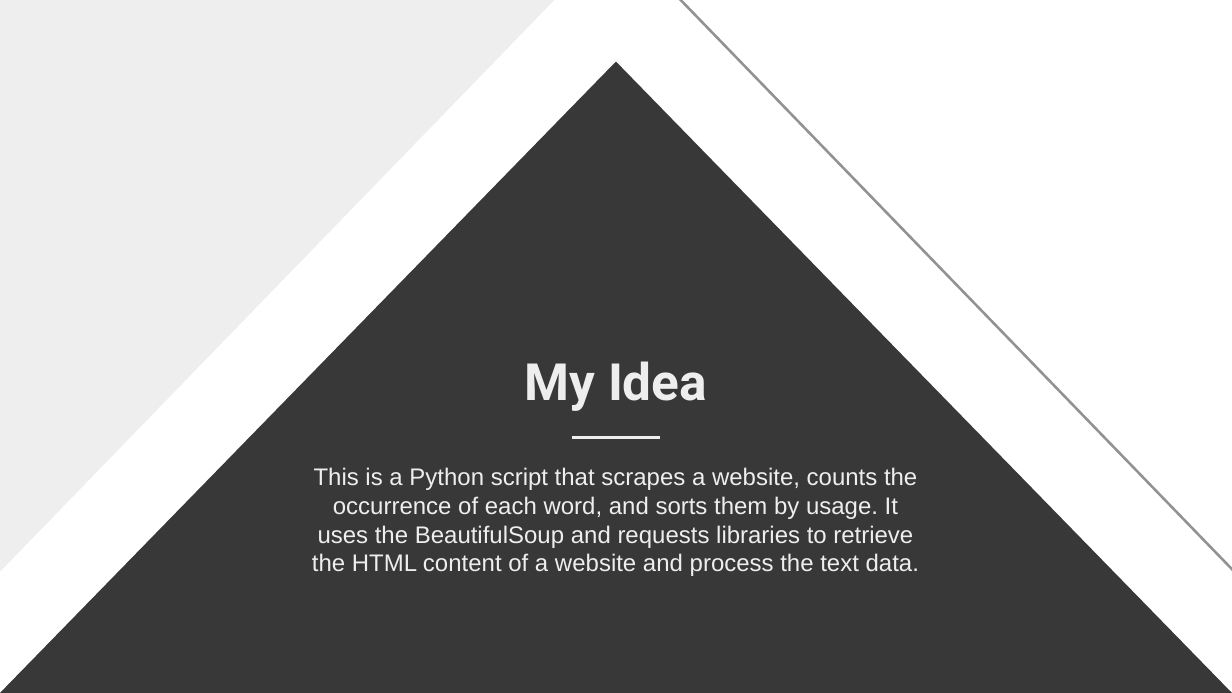
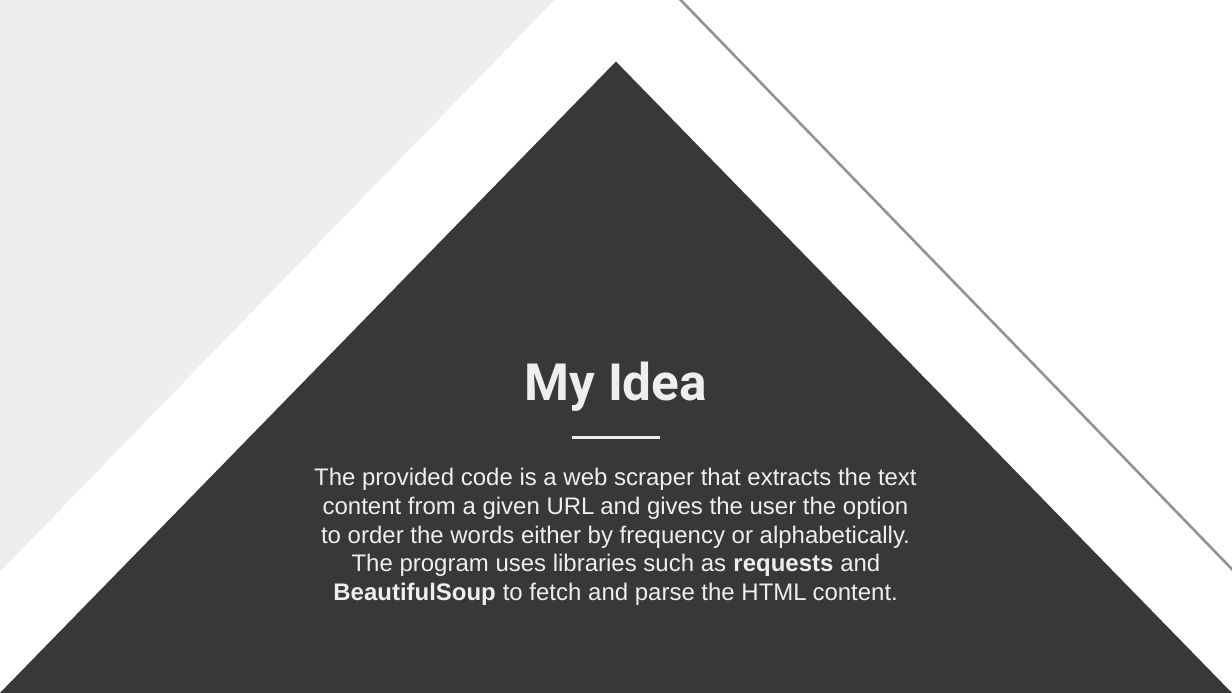
Before and after one commit to codingburgas/2223-otj-10-project-python-web-scraper-YYTodorov20, a slide deck: slide 3 of Documentation/Presentation.pptx (slide 4 before the commit). Drawn at 1232x693 pixels with LibreOffice and Linux fonts; fonts in the diff are those of the drawing. Boxes give left, top, right and bottom in pixels: in the first picture for what was removed or moved away, otherwise in the second. Text is boxed around its words. In the diff, an @@ line names an element or a change of style, - is before the commit and + after.

```diff
--- a/Documentation/Presentation.pptx
+++ b/Documentation/Presentation.pptx
@@ subtitle at (314, 467, 917, 605): text changed @@
-This is a Python script that scrapes a website, counts the occurrence of each word, and sorts them by usage. It uses the BeautifulSoup and requests libraries to retrieve the HTML content of a website and process the text data.
+The provided code is a web scraper that extracts the text content from a given URL and gives the user the option to order the words either by frequency or alphabetically. The program uses libraries such as requests and BeautifulSoup to fetch and parse the HTML content.
```
Also in this commit, not shown: 2 other slides changed, 1 slide removed, 3 other files.
